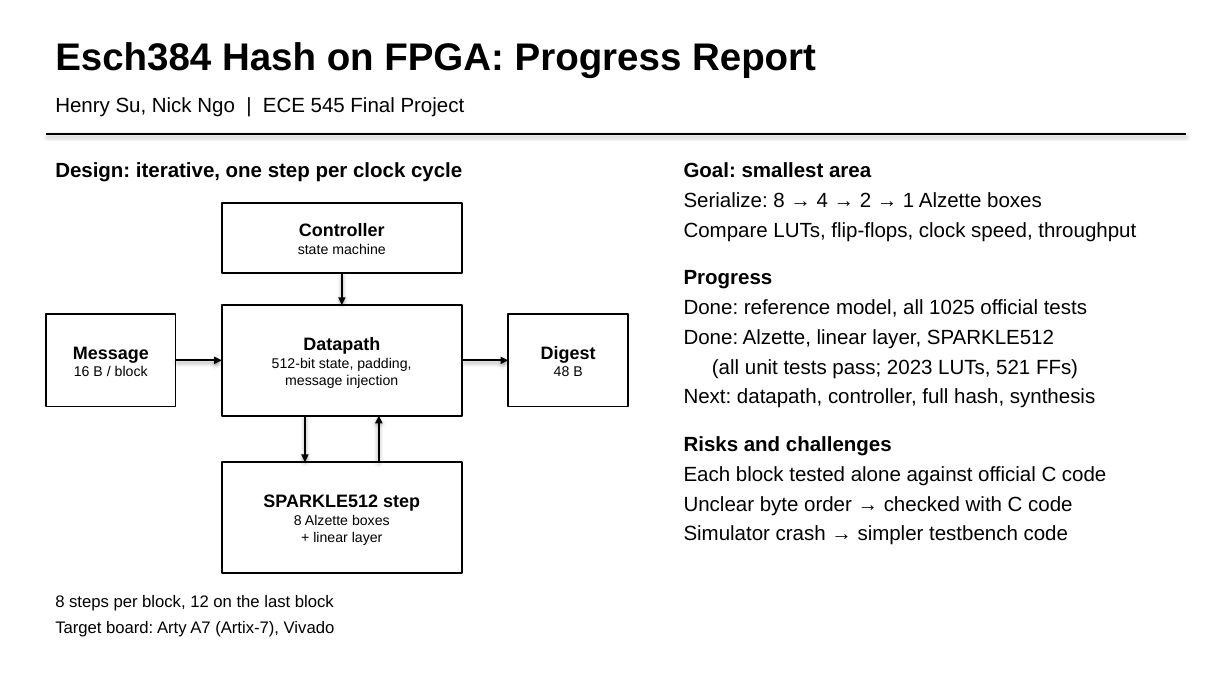
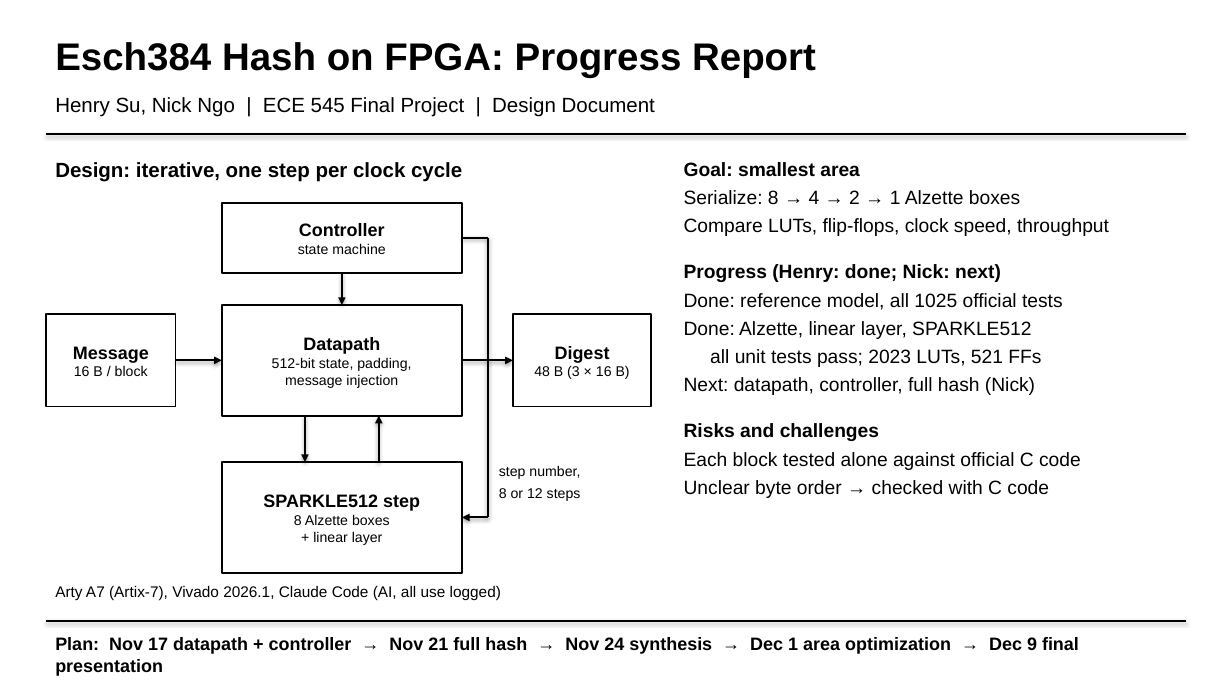
Before and after one commit to hbsu/esch384, a slide deck: slide 1 of slides/esch384_progress.pptx. Drawn at 1232x693 pixels with LibreOffice and Linux fonts; fonts in the diff are those of the drawing. Boxes give left, top, right and bottom in pixels: in the first picture for what was removed or moved away, otherwise in the second. Text is boxed around its words. In the diff, an @@ line names an element or a change of style, - is before the commit and + after.

```diff
--- a/slides/esch384_progress.pptx
+++ b/slides/esch384_progress.pptx
@@ text at [55,97,655,117]: text changed @@
-Henry Su, Nick Ngo | ECE 545 Final Project
+Henry Su, Nick Ngo | ECE 545 Final Project | Design Document
@@ text at [684,162,1109,498]: size 16 to 15 pt in "Goal: smallest area", "Serialize: 8 → 4 → 2 → ...", "Compare LUTs, flip-flops, clock speed, throughput", "Done: reference model, all 1025 official tests" and 4 more places @@
@@ line added from (462, 238) to (488, 238), #000000 1.5 pt @@
@@ line added from (488, 238) to (488, 518), #000000 1.5 pt @@
@@ text at [684,264,1001,282]: text changed; size 16 to 15 pt @@
-Progress
+Progress (Henry: done; Nick: next)
@@ rectangle "Digest": place and size @@
-rectangle "Digest" at [508,314,628,407]
+rectangle "Digest" at [513,314,652,407]
@@ text at [684,349,1041,395]: text changed; size 16 to 15 pt @@
-(all unit tests pass; 2023 LUTs, 521 FFs)
-Next: datapath, controller, full hash, synthesis
+all unit tests pass; 2023 LUTs, 521 FFs
+Next: datapath, controller, full hash (Nick)
@@ arrow moved from (462, 360) - (508, 360) to (462, 360) - (513, 360) @@
@@ text in rectangle at [534,365,630,379]: text changed @@
-48 B
+48 B (3 × 16 B)
@@ text added at [499,465,581,501], 11 pt, text #000000 @@
+step number,
+8 or 12 steps
@@ arrow added from (488, 518) to (462, 518), #000000 1.5 pt @@
@@ text at [684,525,1068,545]: paragraph removed @@
-Simulator crash → simpler testbench code
@@ text at [55,586,501,600]: text changed; size 13 to 12 pt @@
-8 steps per block, 12 on the last block
-Target board: Arty A7 (Artix-7), Vivado
+Arty A7 (Artix-7), Vivado 2026.1, Claude Code (AI, all use logged)
@@ line added from (46, 621) to (1186, 621), #000000 1 pt @@
@@ text added at [55,637,1079,676], 14 pt, text #000000, bold @@
+Plan: Nov 17 datapath + controller → Nov 21 full hash → Nov 24 synthesis → Dec 1 area optimization → Dec 9 final presentation
```
Also in this commit, not shown: 5 other files.
